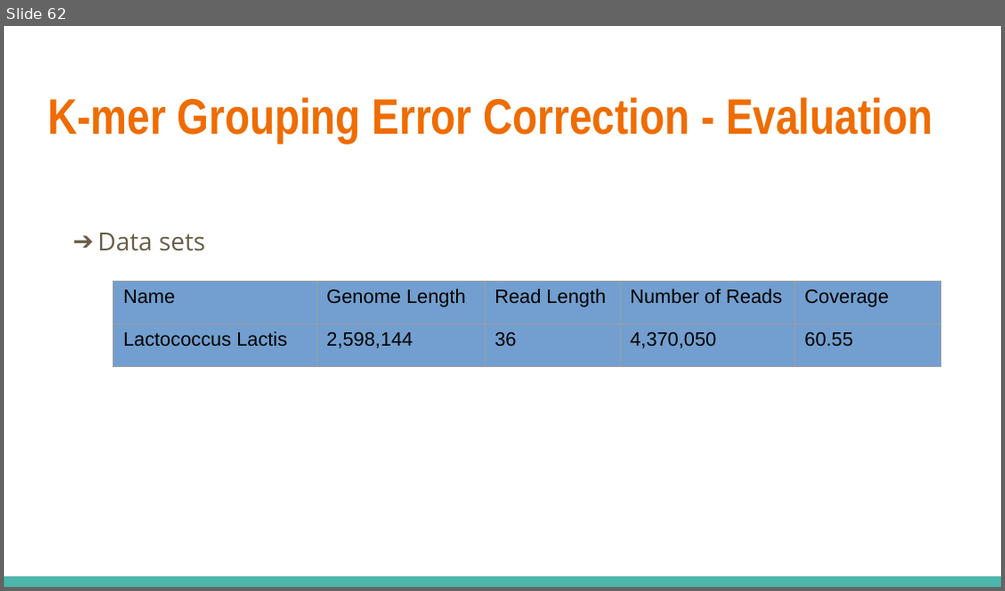
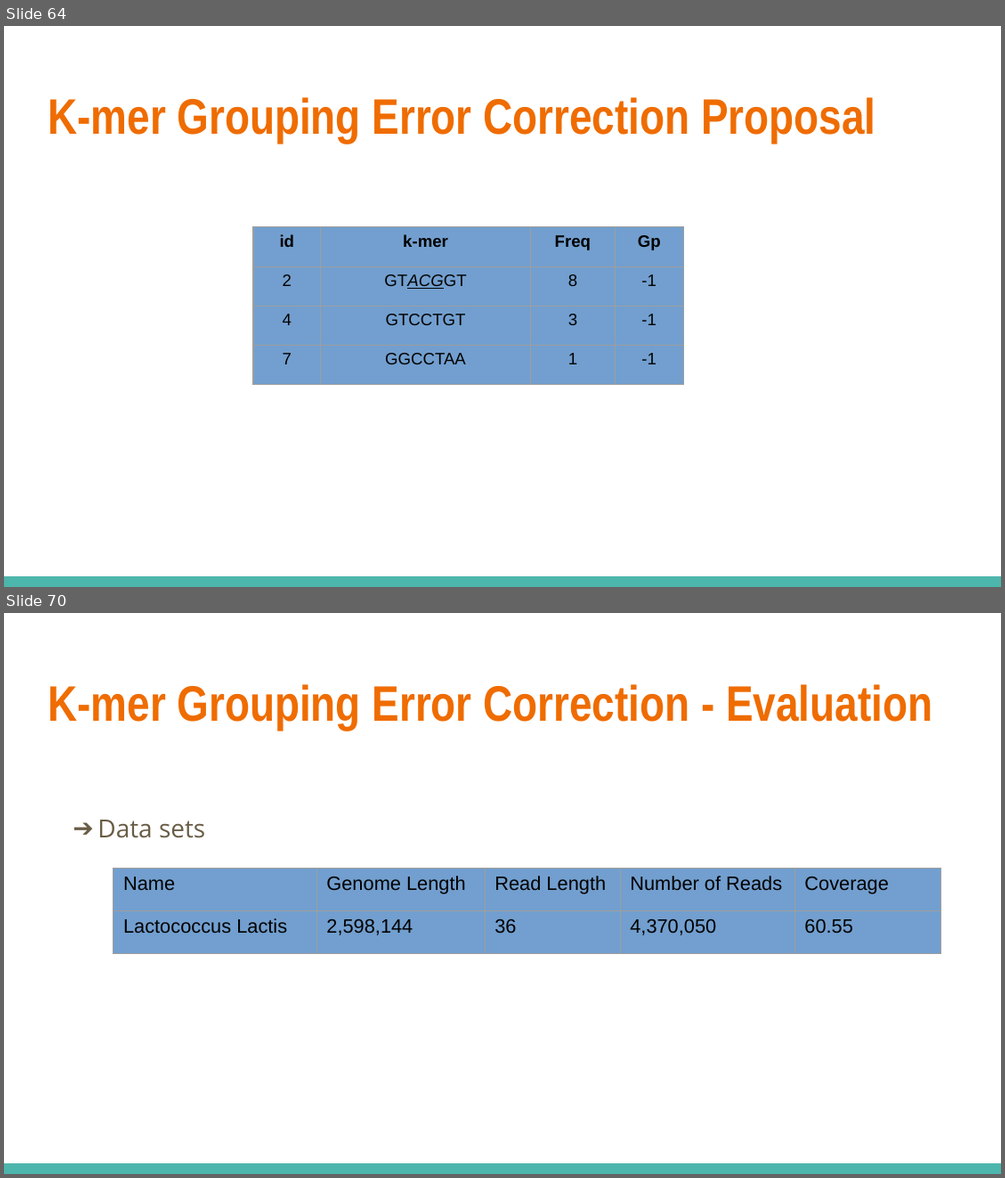
Before and after one commit to salmagomaa/masters-seminar, a slide deck: Presentation/DNA_Seq_Error_Corr_Alg.odp. Shown one above the other, each under a label of ours: slide 62 before the commit, slides 64 and 70 after it; the slides between them are not shown. The pictures are 1005x591 and 1005x1178 pixels, drawn with LibreOffice and Linux fonts; fonts in the diff are those of the drawing. Boxes give left, top, right and bottom in pixels: in the first picture for what was removed or moved away, otherwise in the second. Text is boxed around its words. In the diff, an @@ line names an element or a change of style, - is before the commit and + after.

```diff
--- a/Presentation/DNA_Seq_Error_Corr_Alg.odp
+++ b/Presentation/DNA_Seq_Error_Corr_Alg.odp
@@ slide 64 added at [4,26,1001,587], background #FFFFFF; not listed: 1 template element that a slide beside it also shows @@
@@ title added at [48,97,875,143], 36 pt, text #EF6C00, bold @@
+K-mer Grouping Error Correction Proposal
@@ table added at [253,227,616,385], 4 rows, 3 columns @@
+id | k-mer | Freq
+2 | GTACGGT | 8
+4 | GTCCTGT | 3
+7 | GGCCTAA | 1
@@ table added at [615,227,684,385], 4 rows, 1 columns @@
+Gp
+-1
+-1
+-1
@@ what was slide 62 is now slide 70 @@
```
Also in this commit, not shown: 1 slide changed, 7 other slides added, 9 other files.
